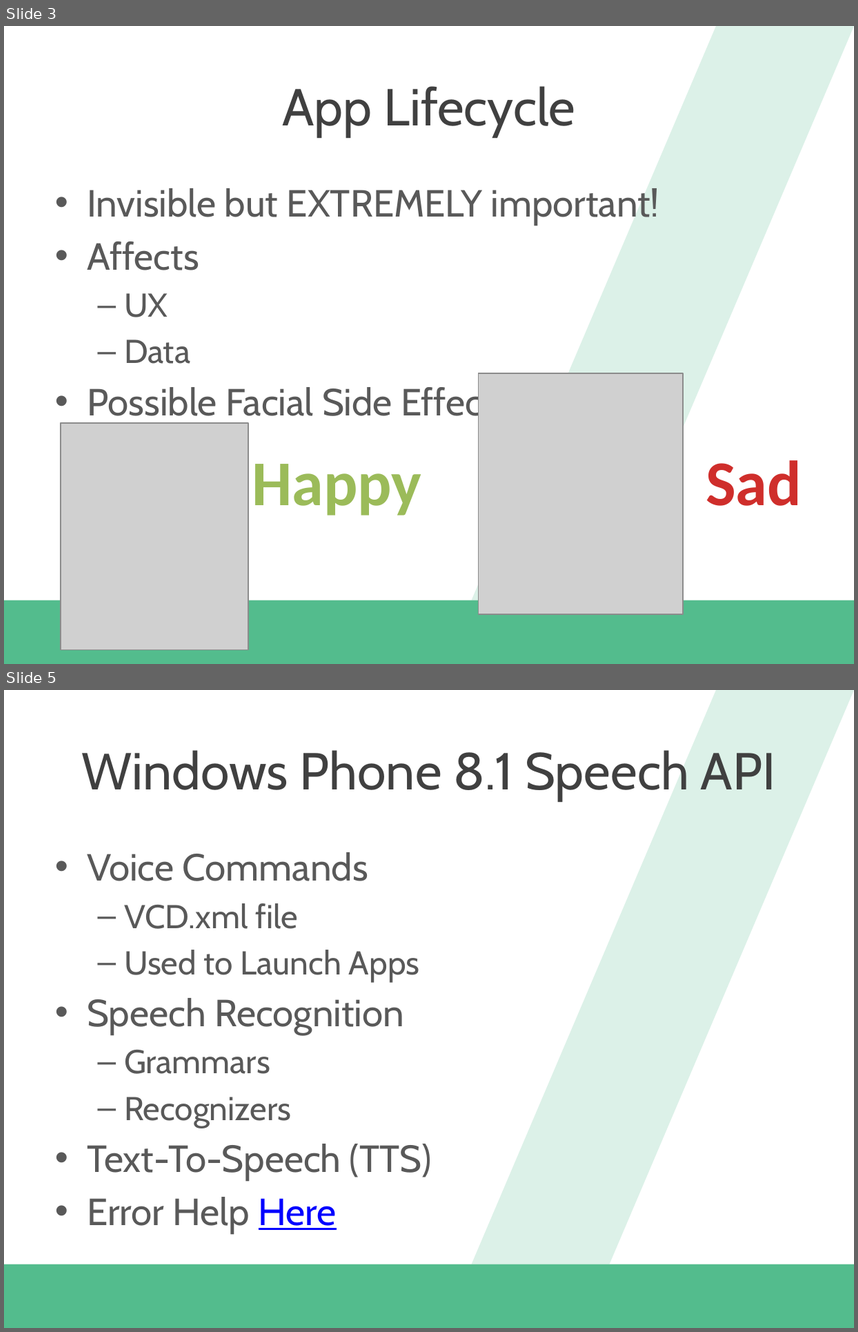
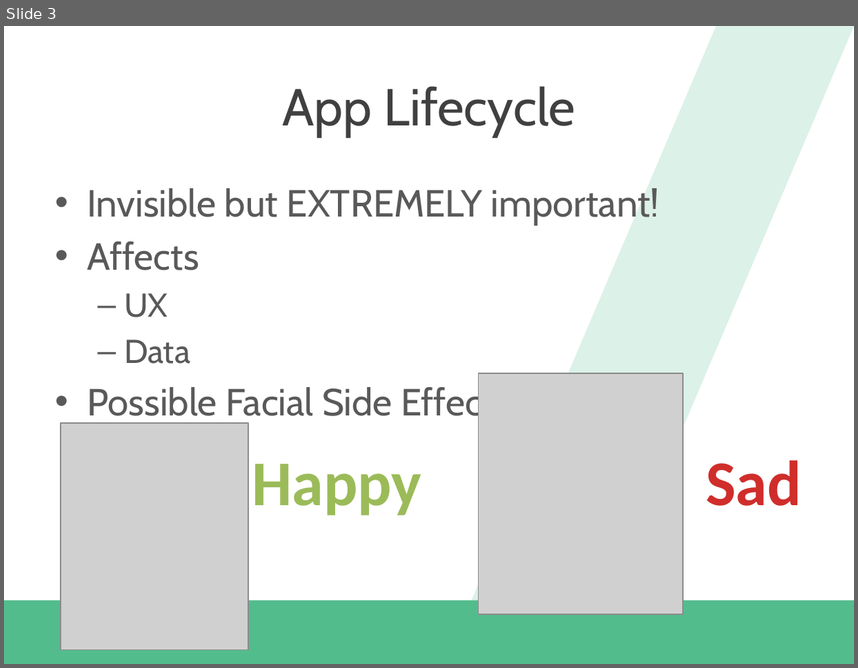
Before and after one commit to dannydwarren/CrawlWalkTalk, a slide deck: App And Page Lifecycle/Creating Great Windows Universal User Experiences.pptx. Shown one above the other, each under a label of ours: slides 3 and 5 before the commit, slide 3 after it; the slides between them are not shown. The pictures are 858x1332 and 858x668 pixels, drawn with LibreOffice and Linux fonts; fonts in the diff are those of the drawing; grey boxes stand for pictures; background and template pictures are left out. Boxes give left, top, right and bottom in pixels: in the first picture for what was removed or moved away, otherwise in the second. Text is boxed around its words. In the diff, an @@ line names an element or a change of style, - is before the commit and + after.

```diff
--- a/App And Page Lifecycle/Creating Great Windows Universal User Experiences.pptx
+++ b/App And Page Lifecycle/Creating Great Windows Universal User Experiences.pptx
@@ slide 5 removed at (4,690,854,1328), background #FFFFFF; not listed: 2 template elements that a slide beside it also shows @@
@@ title removed at (82,750,776,800) @@
-Windows Phone 8.1 Speech API
@@ text removed at (87,852,431,1233) @@
-• Voice Commands
-  – VCD.xml file
-  – Used to Launch Apps
-• Speech Recognition
-  – Grammars
-  – Recognizers
-• Text-To-Speech (TTS)
-• Error Help Here
```
Also in this commit, not shown: 2 slides changed, 4 other slides removed.
